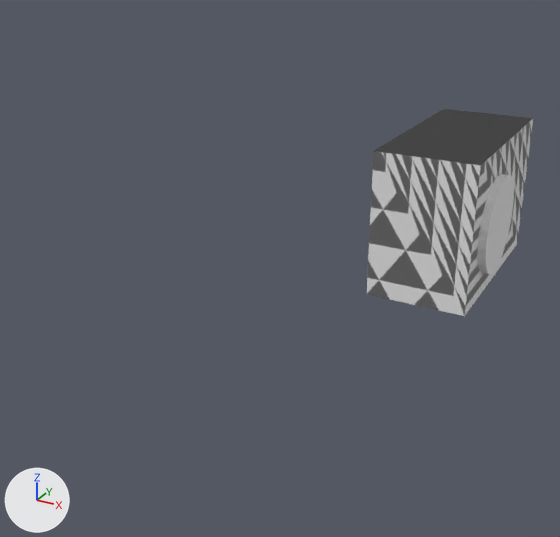
The Blender file 01-Models/MS-Radio.blend, before and after one commit.
Before and after are seen from a 50 mm lens placed at (2.9, -10.37, 4.57), pointed at (-1.21, -2.9, 0.84). Lighting does not change. The marker at lower left points along +X, +Y and +Z.
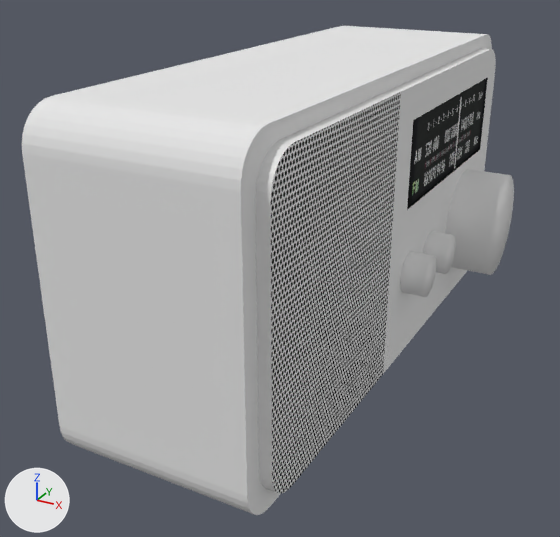
The newer file is also rescaled (x0.886), turned or shifted as a whole; pictures and numbers use the older file's frame.

Changed parts and their boxes (x1, y1, x2, y2) in the pictures (560 x 537 px):
'Circle', added: after (22, 26, 492, 515)
'Circle.001', added: after (255, 48, 496, 493)
    faces in mat_untitled (picture img_ms_radio_textur_jpg): (271, 77, 488, 493)
    faces in mat_material_002: (255, 48, 496, 492)
'Cube', deleted: before (367, 109, 533, 316)
'Cylinder.002', added: after (400, 251, 436, 297)
'Cylinder.001', added: after (423, 231, 455, 274)

The change, as a list of edits to the scene's bpy script:
```text
Add img_ms_radio_textur_jpg:
    img_ms_radio_textur_jpg = load_image('MS-Radio_Textur.jpg', '../02-Textures/MS-Radio_Textur.jpg', 1000, 800, 'sRGB')
Add mat_material_002:
    mat_material_002 = bpy.data.materials.new('Material.002')
    # nodes: BsdfAnisotropic, BsdfDiffuse, MixShader, OutputMaterial
Add mat_untitled:
    mat_untitled = diffuse_material('Untitled')
    mat_untitled.texture = img_ms_radio_textur_jpg
Add me_circle:
    me_circle.from_pydata(...)  # 108 vertices, 73 faces; spans x -2.85..0.26, y -3.59..2.35, z -1.88..0.0
    me_circle.materials.append(mat_material)  # white #e7e7e7
Add me_circle_001:
    me_circle_001.from_pydata(...)  # 90 vertices, 44 faces; spans x -2.71..0.12, y -3.32..2.09, z 0.0..0.11
    # faces by material slot: [4, 40]
    me_circle_001.materials.append(mat_untitled)  # picture img_ms_radio_textur_jpg
    me_circle_001.materials.append(mat_material_002)
Add me_cylinder_002:
    me_cylinder_002.from_pydata(...)  # a 32-sided cylinder along z spanning x -1.0..1.0, y -1.0..1.0, z -1.0..1.0
    me_cylinder_002.polygons.foreach_set('use_smooth', [True] * 34)
    me_cylinder_002.materials.append(mat_material_002)
Remove ob_cube:
    ob_cube = bpy.data.objects.new('Cube', me_cube)
    ob_cube.location = (0.0, 0.0, 1.0)
    ob_cube.scale = (0.681, 1.42, 1.0)
Add ob_circle:
    ob_circle = bpy.data.objects.new('Circle', me_circle)
    ob_circle.location = (0.12, -1.83, 0.05)
    ob_circle.rotation_euler = (0.0, 1.571, 0.0)  # degrees (0, 90, 0)
    ob_circle.scale = (1.13, 1.13, 1.13)
Add ob_circle_001:
    ob_circle_001 = bpy.data.objects.new('Circle.001', me_circle_001)
    ob_circle_001.location = (0.12, -1.83, 0.05)
    ob_circle_001.rotation_euler = (0.0, 1.571, 0.0)  # degrees (0, 90, 0)
    ob_circle_001.scale = (1.13, 1.16, 1.13)
Add ob_cylinder_001:
    ob_cylinder_001 = bpy.data.objects.new('Cylinder.001', me_cylinder_002)
    ob_cylinder_001.location = (0.26, -1.78, 0.96)
    ob_cylinder_001.rotation_euler = (0.0, 1.571, 0.0)  # degrees (0, 90, 0)
    ob_cylinder_001.scale = (0.242, 0.242, 0.242)
Add ob_cylinder_002:
    ob_cylinder_002 = bpy.data.objects.new('Cylinder.002', me_cylinder_002.copy())
    ob_cylinder_002.location = (0.26, -2.51, 0.96)
    ob_cylinder_002.rotation_euler = (0.0, 1.571, 0.0)  # degrees (0, 90, 0)
    ob_cylinder_002.scale = (0.242, 0.242, 0.242)
```
